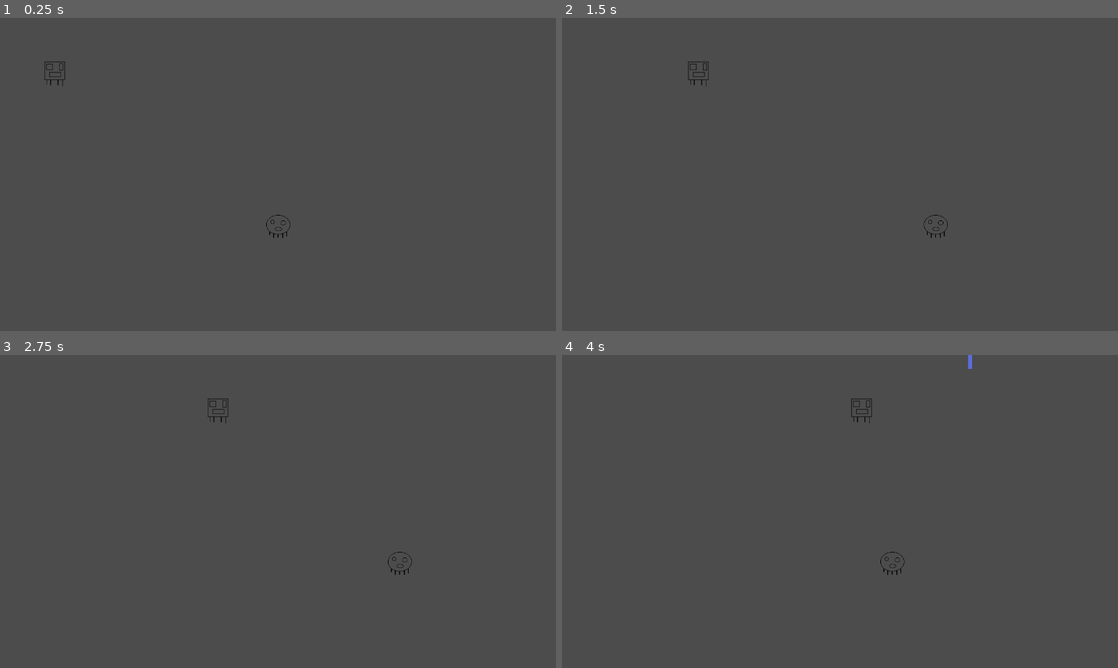
Above: before the commit, frames 1-4 (two rows, left to right).
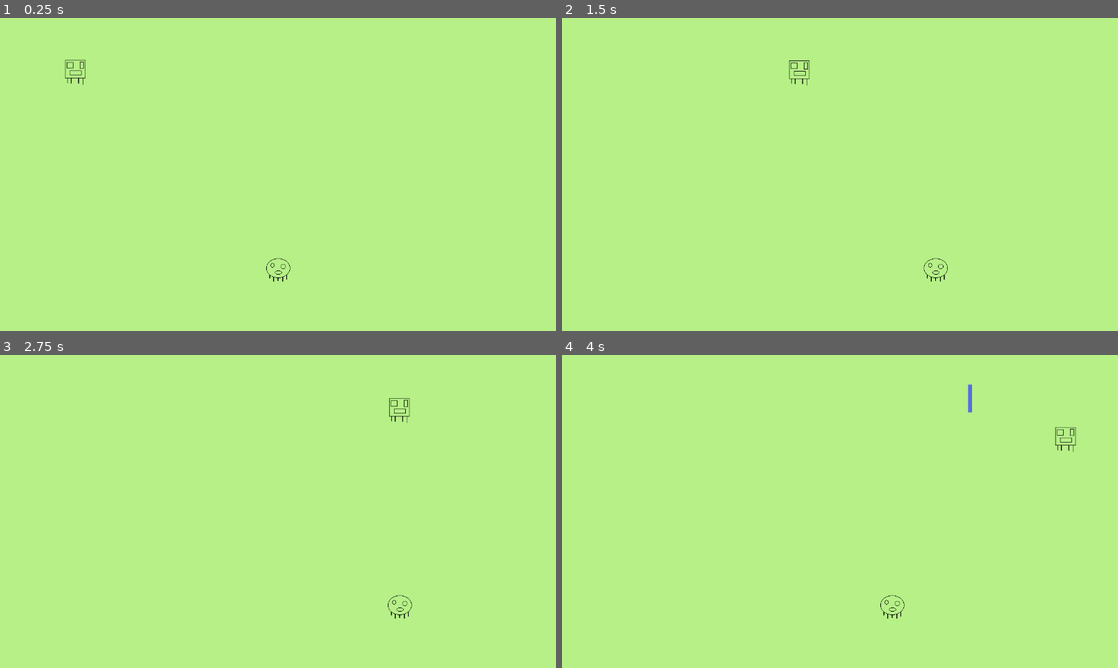
Above: after the commit, the same moments.

Repository: brandon-dodds/SpaceInvaders
Game: Godot game, scene res://scenes/Main.tscn
The game is run twice, just before and just after one commit, with the same random seed, the same clock (stepped at 60 frames per second) and the same inputs. The project has no main scene, so this scene is started directly.
Inputs:
- Up to frame 1 (0.25 s): no input
- Up to frame 2 (1.5 s): hold Right (ui_right) 0.53-1.28 s; hold Left (ui_left) from 1.28 s (still down)
- Up to frame 3 (2.75 s): release Left (ui_left) at 2.03 s; hold Right (ui_right) from 2.03 s (still down)
- Up to frame 4 (4 s): release Right (ui_right) at 2.78 s; hold Up (ui_up) 2.78-3.53 s; hold Left (ui_left) from 3.53 s (still down)

The runs differ from the first frame. In frame 1, 100% of the frame differs, in the area x 0-100%, y 0-100%; in frame 2, 100%; in frame 3, 100%; in frame 4, 100%.

Commit message:
pathing pathing pathing uwu

Diff:
--- a/scenes/Enemy.gd
+++ b/scenes/Enemy.gd
@@ -1,6 +1,6 @@
 extends Area2D
 
-var speed = 150
+export var speed = 150
 var move_direction = 0
 onready var path_follow = get_parent()
 
--- a/scenes/Main.tscn
+++ b/scenes/Main.tscn
@@ -7,16 +7,24 @@
 
 [sub_resource type="Curve2D" id=1]
 _data = {
-"points": PoolVector2Array( 0, 0, 0, 0, 85.2744, 128.98, 0, 0, 0, 0, 1191.49, 128.98, 0, 0, 0, 0, 1199.04, 218.435, 0, 0, 0, 0, 100.393, 195.756, 0, 0, 0, 0, 105.433, 286.47, 0, 0, 0, 0, 1206.6, 393.564, 0, 0, 0, 0, 85.2744, 128.98 )
+"points": PoolVector2Array( 0, 0, 0, 0, 95.077, 124.868, 0, 0, 0, 0, 1191.49, 128.98, 0, 0, 0, 0, 1193.81, 194.723, 0, 0, 0, 0, 98.6446, 189.085, 0, 0, 0, 0, 99.54, 236.524, 0, 0, 0, 0, 1195.09, 241.41, 0, 0, 0, 0, 1196.28, 280.654, 0, 0, 0, 0, 99.8338, 283.032, 0, 0, 0, 0, 101.023, 324.655, 0, 0, 0, 0, 1196.28, 323.466, 0, 0, 0, 0, 1197.47, 385.304, 0, 0, 0, 0, 97.4554, 384.115, 0, 0, 0, 0, 95.0685, 427.936, 0, 0, 0, 0, 1197.33, 425.691, 0, 0, 0, 0, 95.077, 124.868 )
 }
 
 [node name="Main" type="Node"]
 script = ExtResource( 2 )
 
+[node name="ColorRect" type="ColorRect" parent="."]
+margin_right = 1280.0
+margin_bottom = 720.0
+color = Color( 0.717647, 0.945098, 0.533333, 1 )
+__meta__ = {
+"_edit_use_anchors_": false
+}
+
 [node name="Player" parent="." instance=ExtResource( 1 )]
 
 [node name="PlayerStart" type="Position2D" parent="."]
-position = Vector2( 640, 480 )
+position = Vector2( 640, 580 )
 
 [node name="Shot" parent="." instance=ExtResource( 3 )]
 
@@ -24,12 +32,14 @@
 curve = SubResource( 1 )
 
 [node name="PathFollow2D" type="PathFollow2D" parent="Path2D"]
+position = Vector2( 85.2744, 128.98 )
 rotation = -3.88915e-06
 rotate = false
 
 [node name="Enemy" parent="Path2D/PathFollow2D" instance=ExtResource( 4 )]
 position = Vector2( 1.66019, -0.468246 )
 rotation = 3.88915e-06
+speed = 300
 
 [connection signal="hit" from="Player" to="." method="_on_Player_hit"]
 [connection signal="playerShoot" from="Player" to="." method="_on_Player_playerShoot"]
